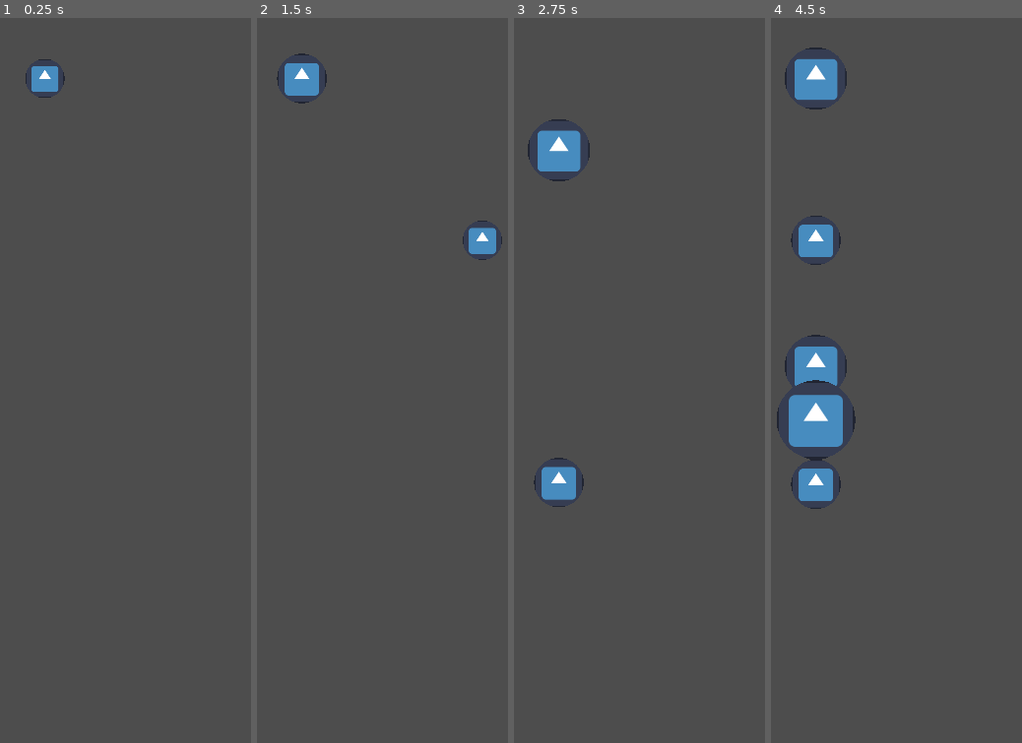
Above: before the commit, frames 1-4 (left to right).
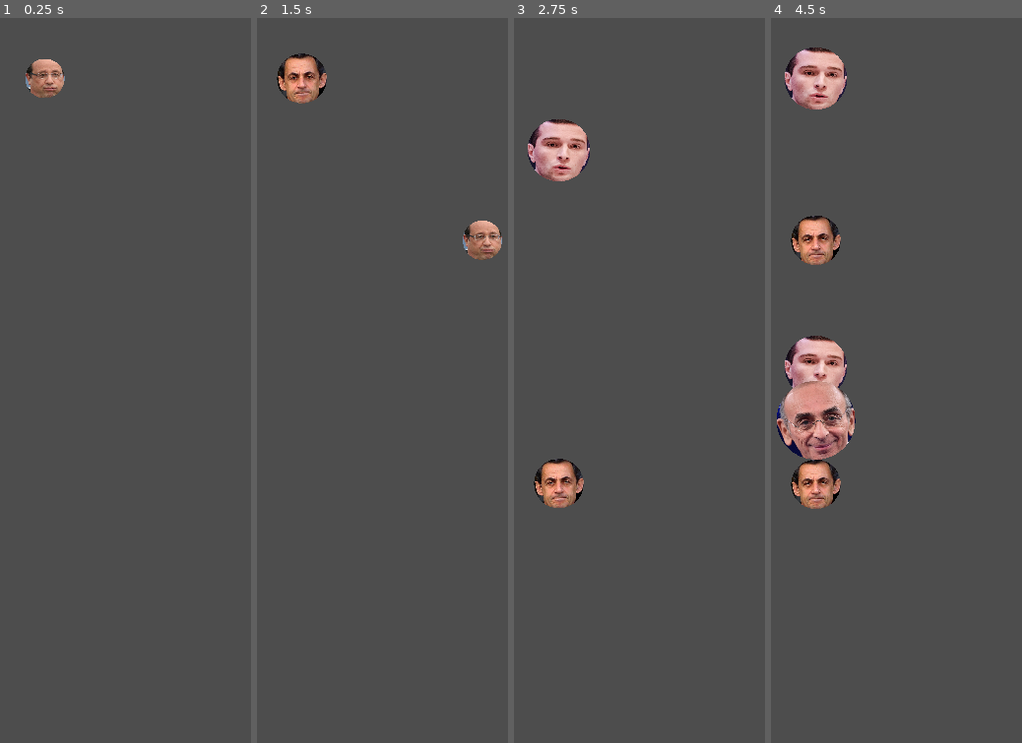
Above: after the commit, the same moments.

Repository: jaajCorp/siuuuka-game
Game: Godot game, scene res://scenes/Game/Game.tscn
The game is run twice, just before and just after one commit, with the same random seed, the same clock (stepped at 60 frames per second) and the same inputs. The project has no main scene, so this scene is started directly. The engine's default icon, where the game draws it, is replaced by a stand-in: a white triangle on a blue panel in a dark square.
Inputs (mouse positions are in pixels of both pictures, inside the frame that each line leads up to):
- Up to frame 1 (0.25 s): no input
- Up to frame 2 (1.5 s): tap Enter at 0.5 s; move the mouse to (482, 373) at 0.52 s; click (482, 373) at 0.67 s; move the mouse to (297, 453) at 1.27 s; click (297, 453) at 1.42 s
- Up to frame 3 (2.75 s): move the mouse to (687, 235) at 2.02 s; click (687, 235) at 2.17 s
- Up to frame 4 (4.5 s): move the mouse to (876, 569) at 2.77 s; click (876, 569) at 2.92 s; move the mouse to (outside the picture) at 3.52 s; click (outside the picture) at 3.67 s; move the mouse to (outside the picture) at 4.27 s; click (outside the picture) at 4.42 s

The runs differ from the first frame. In frame 1, 0.7% of the frame differs, in the area x 10-26%, y 5-11%; in frame 2, 1.7%; in frame 3, 2.7%; in frame 4, 7.8%, in the area x 2-34%, y 4-68%.

Commit message:
feat: Added politics

Diff:
--- a/project.godot
+++ b/project.godot
@@ -14,6 +14,10 @@
 config/features=PackedStringArray("4.3", "Mobile")
 config/icon="res://icon.svg"
 
+[autoload]
+
+TextureRegistry="*res://scripts/TextureRegistry.gd"
+
 [display]
 
 window/size/viewport_width=720
--- a/scenes/Ball/Ball.tscn
+++ b/scenes/Ball/Ball.tscn
@@ -6,7 +6,7 @@
 
 [sub_resource type="PhysicsMaterial" id="PhysicsMaterial_cl83c"]
 friction = 0.6
-bounce = 0.1
+bounce = 0.06
 
 [sub_resource type="CircleShape2D" id="CircleShape2D_6njgi"]
 radius = 32.0
--- a/scenes/Ball/ball.gd
+++ b/scenes/Ball/ball.gd
@@ -88,6 +88,7 @@
 func update_level():
 	# Visible scale
 	var scale:float = LEVEL_SIZES[level]
+	self.texture = TextureRegistry.get_level_texture(self.level)
 	if self.sprite and self.collision:
 		var base_sprite_scale: Vector2 = BASE_SIZE / sprite.texture.get_size()
 		sprite.scale = base_sprite_scale * scale
--- /dev/null
+++ b/scripts/TextureRegistry.gd
@@ -0,0 +1,15 @@
+extends Node
+
+const POLITICIANS := [
+	preload("res://assets/img/french_politicians/hollande.png"),
+	preload("res://assets/img/french_politicians/sarko.png"),
+	preload("res://assets/img/french_politicians/bardella.png"),
+	preload("res://assets/img/french_politicians/zemmour.png"),
+	preload("res://assets/img/french_politicians/marine.png"),
+	preload("res://assets/img/french_politicians/macron.png"),
+	preload("res://assets/img/french_politicians/jean-marie.png"),
+	preload("res://assets/img/french_politicians/lasalle.png"),
+]
+
+func get_level_texture(level: int) -> Texture2D:
+	return POLITICIANS[level]
Binary file added: assets/img/french_politicians/bardella.png
Not shown, added: assets/img/french_politicians/bardella.png.import
Binary file added: assets/img/french_politicians/hollande.png
Not shown, added: assets/img/french_politicians/hollande.png.import
Binary file added: assets/img/french_politicians/jean-marie.png
Not shown, added: assets/img/french_politicians/jean-marie.png.import
Binary file added: assets/img/french_politicians/lasalle.png
Not shown, added: assets/img/french_politicians/lasalle.png.import
Binary file added: assets/img/french_politicians/macron.png
Not shown, added: assets/img/french_politicians/macron.png.import
Binary file added: assets/img/french_politicians/marine.png
Not shown, added: assets/img/french_politicians/marine.png.import
(and 4 more such lines)
